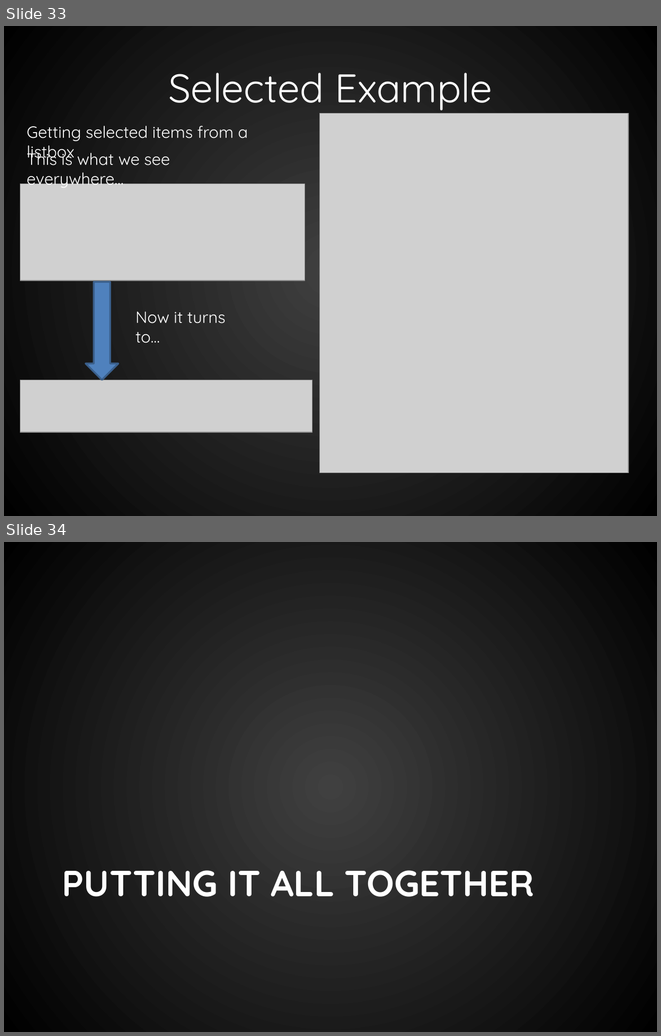
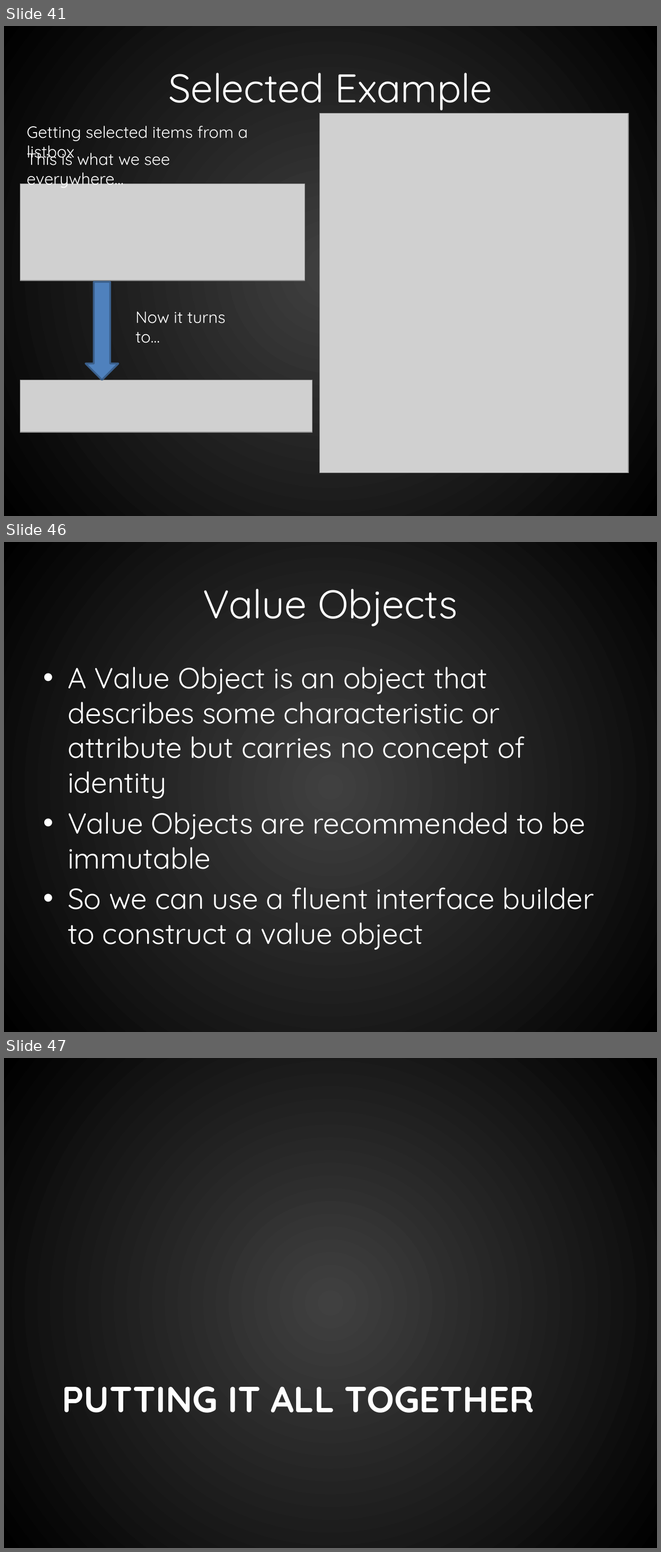
Before and after one commit to RookieOne/Evolve-Your-Code, a slide deck: EvolveYourCode.pptx. Shown one above the other, each under a label of ours: slides 33 and 34 before the commit, slides 41, 46 and 47 after it; the slides between them are not shown. The pictures are 661x1036 and 661x1552 pixels, drawn with LibreOffice and Linux fonts; fonts in the diff are those of the drawing; grey boxes stand for pictures. Boxes give left, top, right and bottom in pixels: in the first picture for what was removed or moved away, otherwise in the second. Text is boxed around its words. In the diff, an @@ line names an element or a change of style, - is before the commit and + after.

```diff
--- a/EvolveYourCode.pptx
+++ b/EvolveYourCode.pptx
@@ slide 46 added at (4,542,657,1032), background gradient #404040 to #000000 @@
@@ title added at (203,589,458,626), 44 pt, text #FFFFFF @@
+Value Objects
@@ text added at (68,667,594,950), 32 pt, text #FFFFFF @@
+• A Value Object is an object that describes some characteristic or attribute but carries no concept of identity
+• Value Objects are recommended to be immutable
+• So we can use a fluent interface builder to construct a value object
@@ what was slide 33 is now slide 41 @@
@@ what was slide 34 is now slide 47 @@
```
Also in this commit, not shown: 4 slides changed, 13 other slides added, 1 slide removed, 20 other files.
